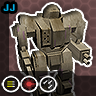
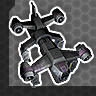
Before/after of a 96 x 96 layered artwork. What changed in the layer stack:
hid "JJ" over box(3, 4, 15, 11)
hid group "Weaponry" (4 layers) over box(1, 75, 77, 94)
showed "Foreground Vehicles" over box(0, 0, 96, 96)
hid "Foreground Bit" over box(0, 0, 96, 96)
showed group "Aero" (6 layers) over box(4, 2, 93, 88)
added layer "Bishop" in group "Aero" over box(10, 2, 92, 86)
hid "Victor VTR9K" over box(11, 4, 91, 96)
hid "DC" over box(0, 0, 96, 96)